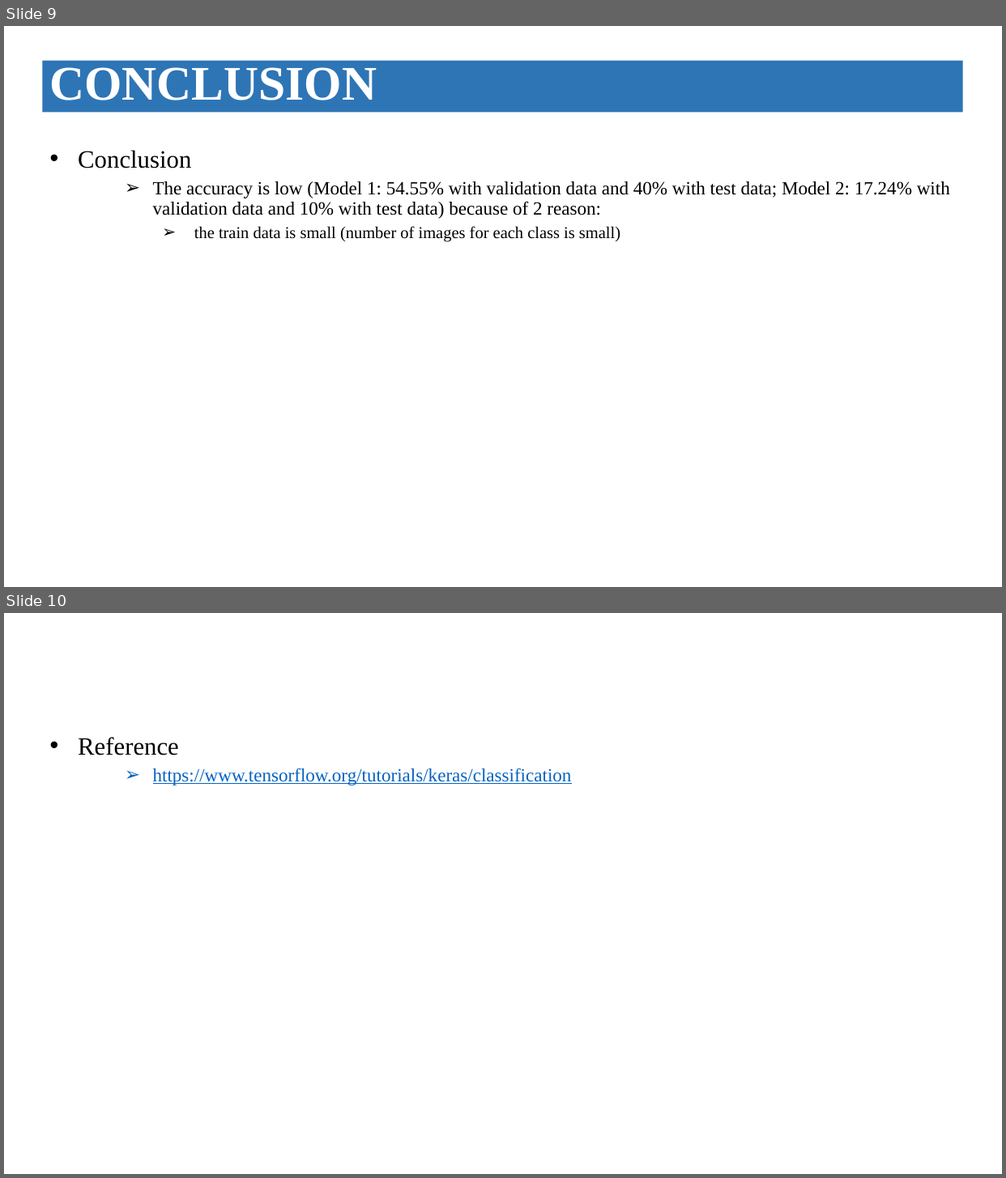
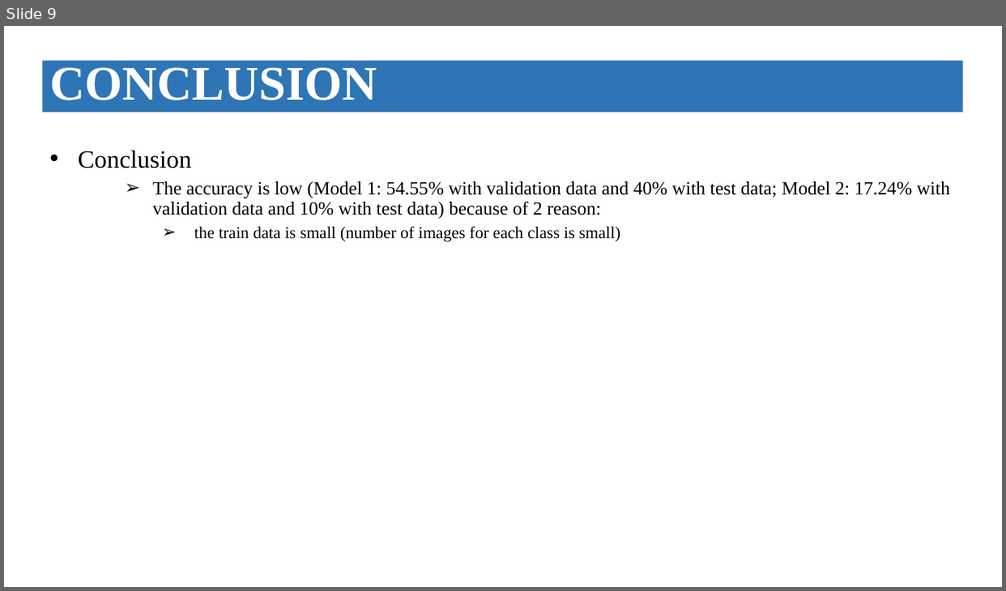
Before and after one commit to hoaquocphan/face_dectection, a slide deck: face_detection_report.pptx. Shown one above the other, each under a label of ours: slides 9 and 10 before the commit, slide 9 after it. The pictures are 1006x1178 and 1006x591 pixels, drawn with LibreOffice and Linux fonts; fonts in the diff are those of the drawing. Boxes give left, top, right and bottom in pixels: in the first picture for what was removed or moved away, otherwise in the second. Text is boxed around its words. In the diff, an @@ line names an element or a change of style, - is before the commit and + after.

Commit message:
update report

```diff
--- a/face_detection_report.pptx
+++ b/face_detection_report.pptx
@@ slide 10 removed at (4,613,1002,1174), background #FFFFFF @@
@@ text removed at (78,737,572,786) @@
-• Reference
-    ➢ https://www.tensorflow.org/tutorials/keras/classification
```
